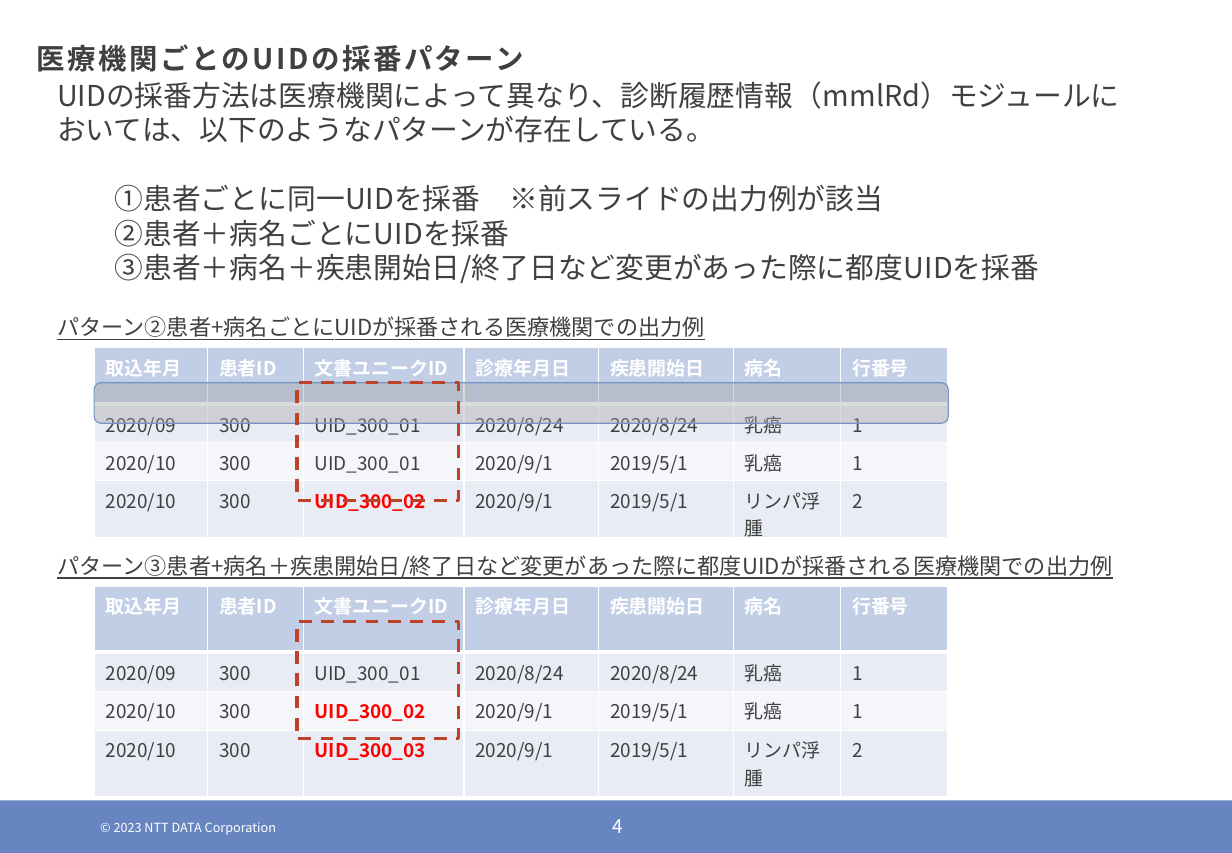
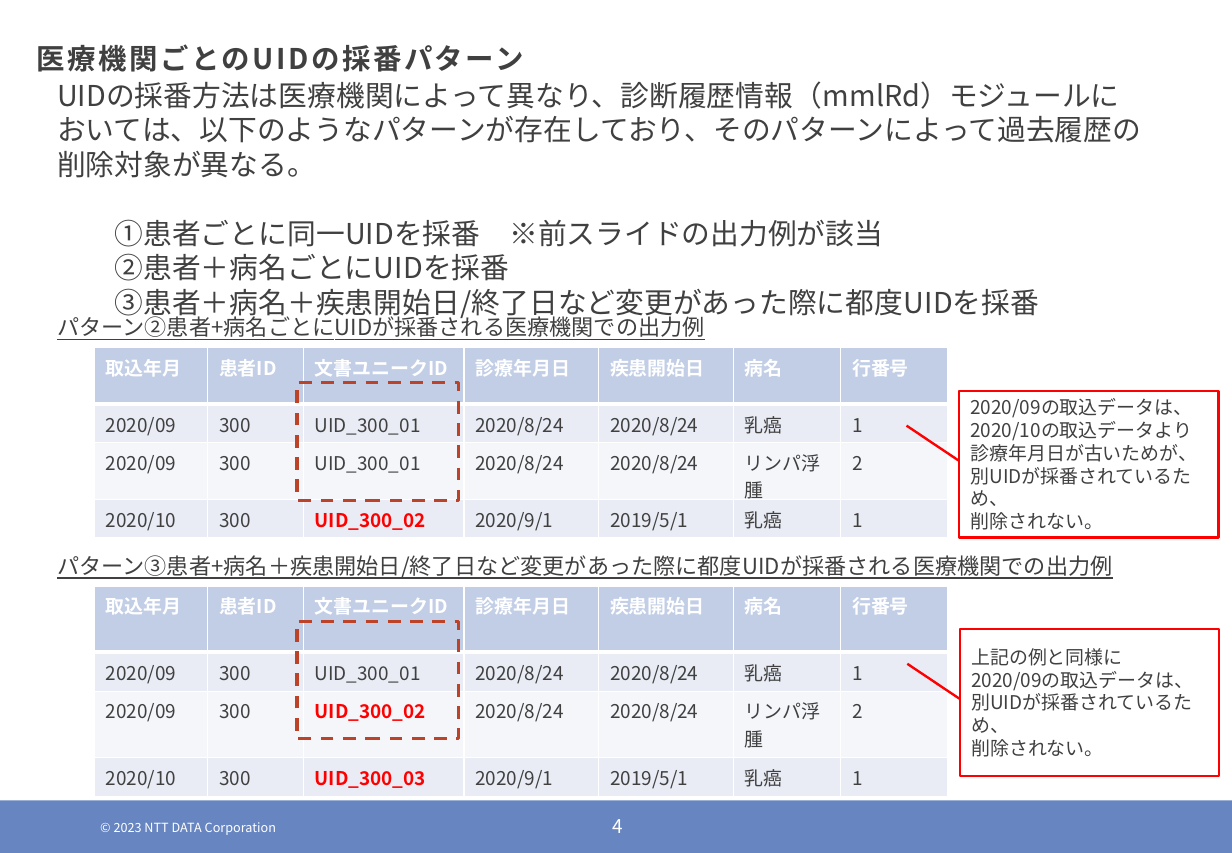
Before and after one commit to kazuyuki-ogata/calapp, a slide deck: slide 4 of UID重複レコードの取込による検討.pptx. Drawn at 1232x853 pixels with LibreOffice and Linux fonts; fonts in the diff are those of the drawing; background and template pictures are left out. Boxes give left, top, right and bottom in pixels: in the first picture for what was removed or moved away, otherwise in the second. Text is boxed around its words. In the diff, an @@ line names an element or a change of style, - is before the commit and + after.

```diff
--- a/UID重複レコードの取込による検討.pptx
+++ b/UID重複レコードの取込による検討.pptx
@@ text at (57,81,1141,178): text changed @@
-UIDの採番方法は医療機関によって異なり、診断履歴情報（mmlRd）モジュールにおいては、以下のようなパターンが存在している。
+UIDの採番方法は医療機関によって異なり、診断履歴情報（mmlRd）モジュールにおいては、以下のようなパターンが存在しており、そのパターンによって過去履歴の削除対象が異なる。
@@ table at (94,348,946,535) @@
-row 3: 2020/10 | 300 | UID_300_01 | 2020/9/1 | 2019/5/1 | 乳癌 | 1
+row 3: 2020/09 | 300 | UID_300_01 | 2020/8/24 | 2020/8/24 | リンパ浮腫 | 2
-row 4, column 6: リンパ浮腫
+row 4, column 6: 乳癌
-row 4, column 7: 2
+row 4, column 7: 1
@@ rounded rectangle removed at (94,383,949,424) @@
@@ border callout added at (960,391,1219,538), fill #FFFFFF, outline #FF0000 1.5 pt, 12 pt, text #404040 @@
+2020/09の取込データは、
+2020/10の取込データより
+診療年月日が古いためが、
+別UIDが採番されているため、
+削除されない。
@@ table at (94,586,946,793) @@
-row 3: 2020/10 | 300 | UID_300_02 | 2020/9/1 | 2019/5/1 | 乳癌 | 1
+row 3: 2020/09 | 300 | UID_300_02 | 2020/8/24 | 2020/8/24 | リンパ浮腫 | 2
-row 4, column 6: リンパ浮腫
+row 4, column 6: 乳癌
-row 4, column 7: 2
+row 4, column 7: 1
@@ border callout added at (960,629,1219,776), fill #FFFFFF, outline #FF0000 1.5 pt, 12 pt, text #404040 @@
+上記の例と同様に
+2020/09の取込データは、
+別UIDが採番されているため、
+削除されない。
```
Also in this commit, not shown: 3 other slides changed.
